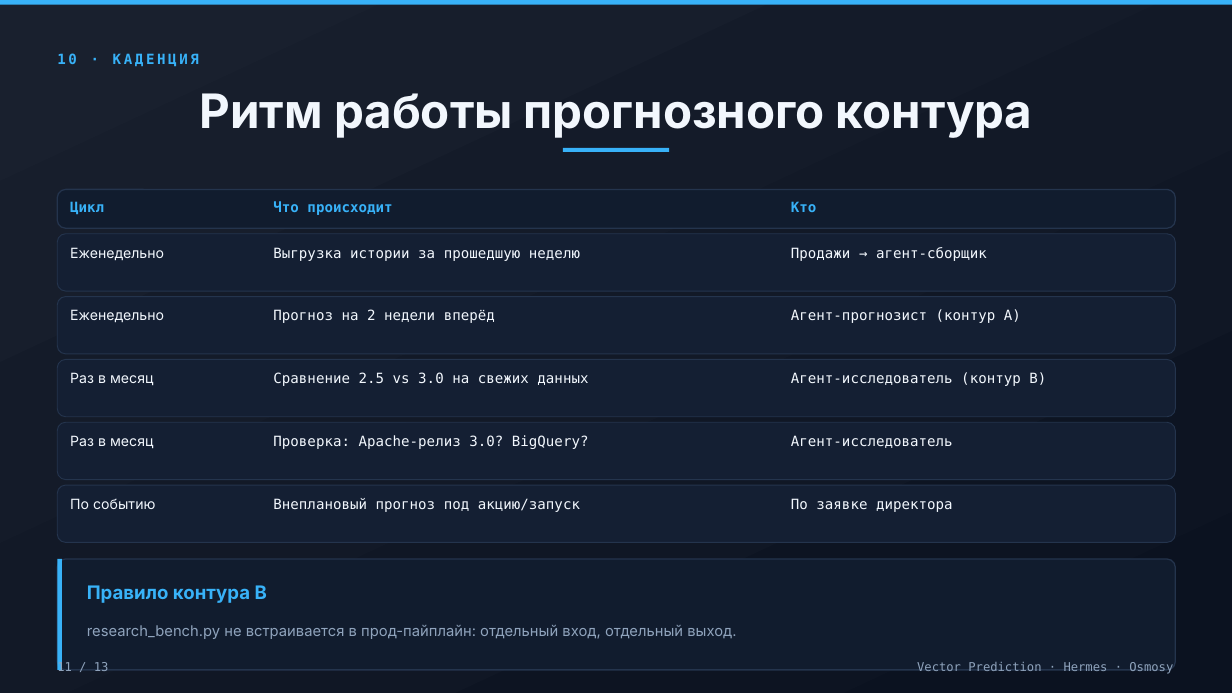
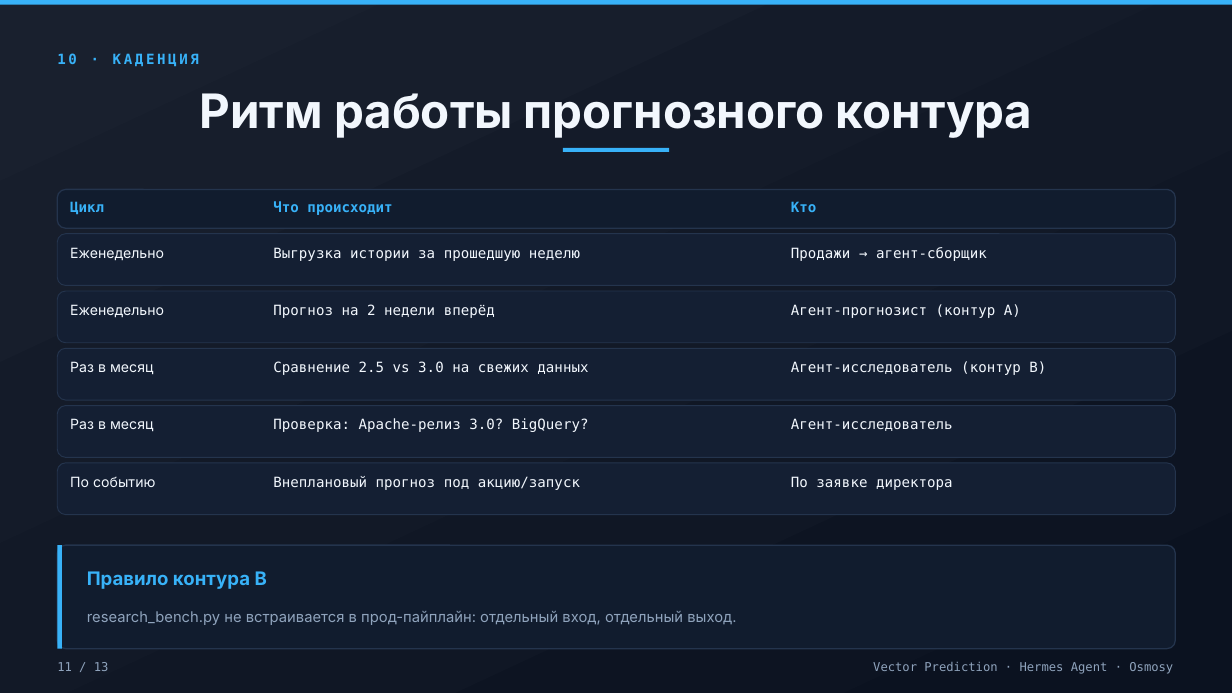
Before and after one commit to Osmosy/vector-prediction, a slide deck: slide 11 of docs/vector-prediction-obsidian-neon.pptx. Drawn at 1232x693 pixels with LibreOffice and Linux fonts; fonts in the diff are those of the drawing. Boxes give left, top, right and bottom in pixels: in the first picture for what was removed or moved away, otherwise in the second. Text is boxed around its words. In the diff, an @@ line names an element or a change of style, - is before the commit and + after.

```diff
--- a/docs/vector-prediction-obsidian-neon.pptx
+++ b/docs/vector-prediction-obsidian-neon.pptx
@@ rounded rectangle: place and size @@
-rounded rectangle at [57,234,1176,291]
+rounded rectangle at [57,234,1176,286]
@@ rounded rectangle: place and size @@
-rounded rectangle at [57,297,1176,354]
+rounded rectangle at [57,291,1176,343]
@@ 3 texts: place and size @@
-3 texts at [70,309,1021,323]
+3 texts at [70,304,1021,318]
@@ rounded rectangle: place and size @@
-rounded rectangle at [57,360,1176,417]
+rounded rectangle at [57,348,1176,400]
@@ 3 texts: place and size @@
-3 texts at [70,372,1046,386]
+3 texts at [70,361,1046,375]
@@ rounded rectangle: place and size @@
-rounded rectangle at [57,422,1176,480]
+rounded rectangle at [57,406,1176,457]
@@ 5 texts: place and size @@
-5 texts at [70,435,953,639]
+5 texts at [70,418,953,625]
@@ proportions changed in 6 elements at [57,234,1176,286], [57,291,1176,343], [57,348,1176,400], [57,545,1176,649], [57,406,1176,457], [57,463,1176,515] @@
@@ rounded rectangle: place and size @@
-rounded rectangle at [57,485,1176,543]
+rounded rectangle at [57,463,1176,515]
@@ 3 texts: place and size @@
-3 texts at [70,498,953,512]
+3 texts at [70,476,953,490]
@@ rounded rectangle: place and size @@
-rounded rectangle at [57,559,1176,670]
+rounded rectangle at [57,545,1176,649]
@@ rectangle: place and size @@
-rectangle at [57,559,62,670]
+rectangle at [57,545,62,649]
@@ text at [873,662,1173,674]: text changed @@
-Vector Prediction · Hermes · Osmosy
+Vector Prediction · Hermes Agent · Osmosy
```
Also in this commit, not shown: 10 other slides changed, 10 other files.
